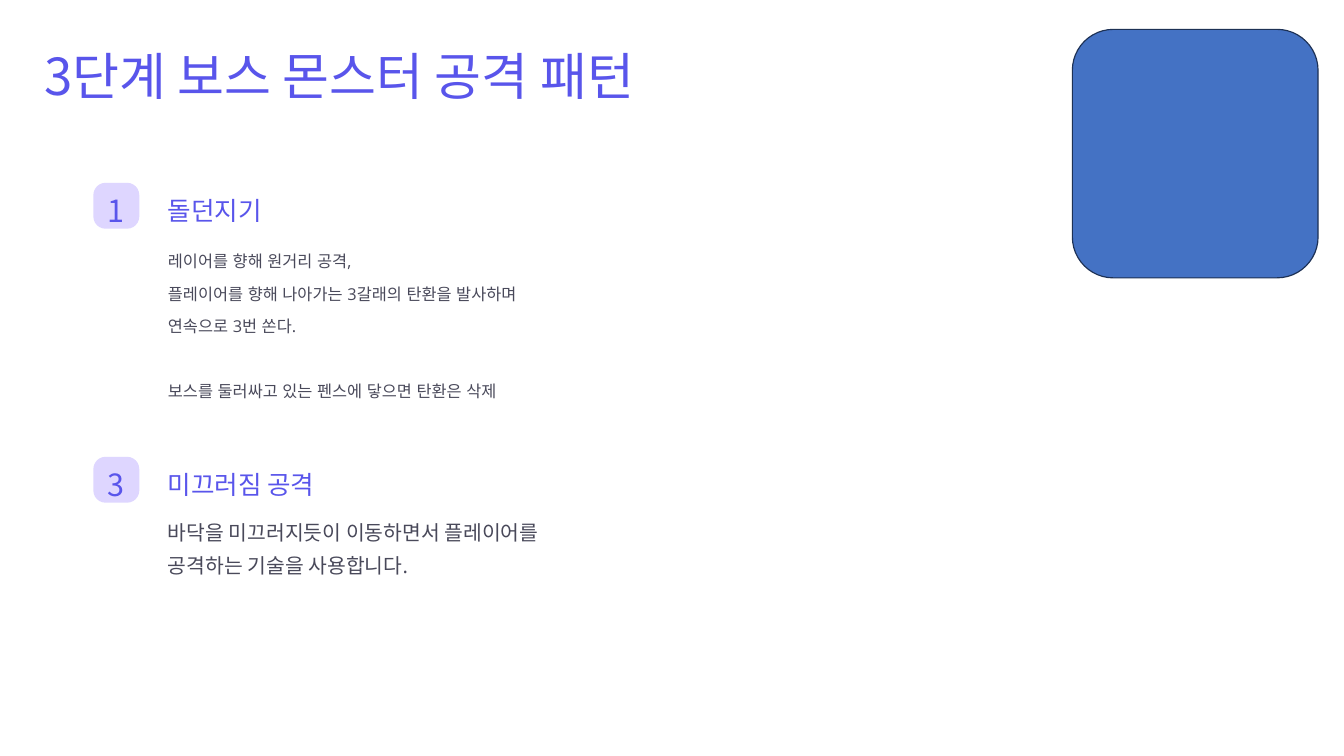
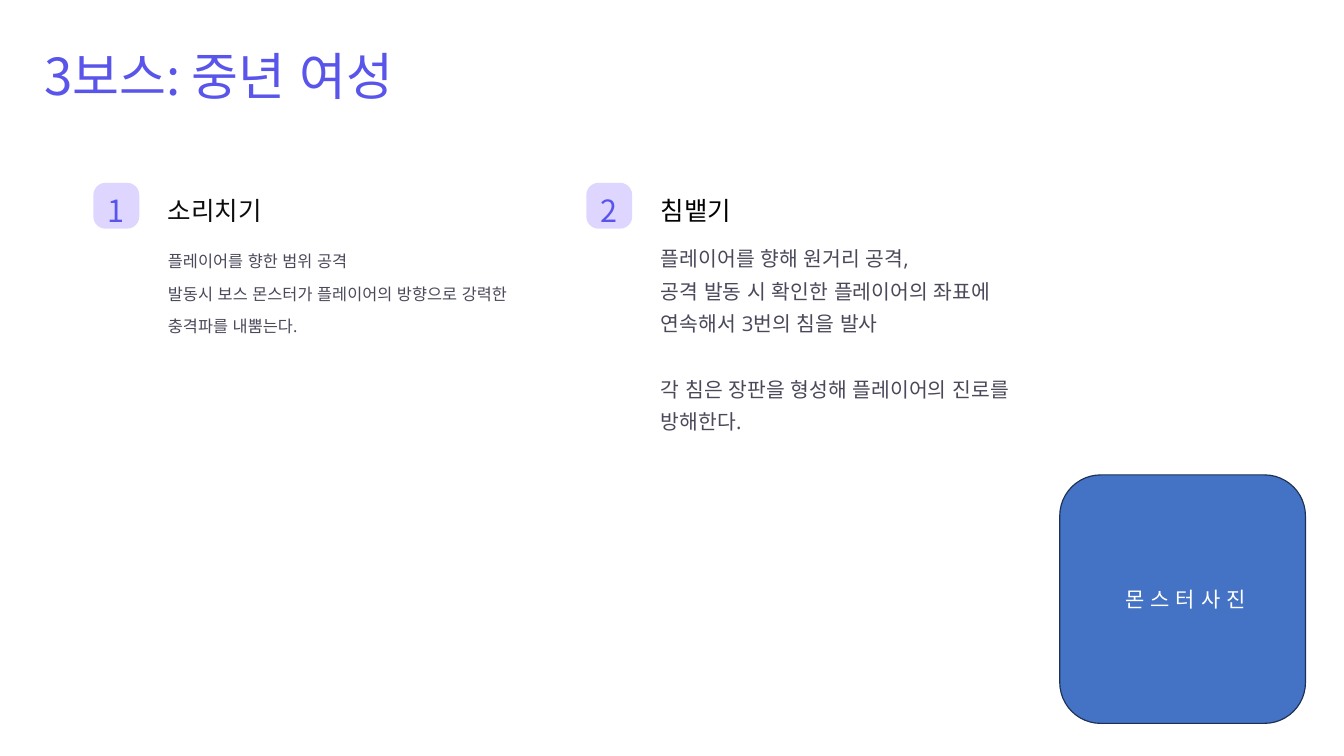
Before and after one commit to sms3072/wepatens, a slide deck: slide 4 of contents/동물서바이벌/보스 컨셉_패턴용.pptx. Drawn at 1344x756 pixels with LibreOffice and Linux fonts; fonts in the diff are those of the drawing. Boxes give left, top, right and bottom in pixels: in the first picture for what was removed or moved away, otherwise in the second. Text is boxed around its words. In the diff, an @@ line names an element or a change of style, - is before the commit and + after.

```diff
--- a/contents/동물서바이벌/보스 컨셉_패턴용.pptx
+++ b/contents/동물서바이벌/보스 컨셉_패턴용.pptx
@@ rounded rectangle removed at box(1073, 29, 1318, 278) @@
@@ text at box(44, 53, 394, 99): text changed @@
-3단계 보스 몬스터 공격 패턴
+3보스: 중년 여성
@@ text at box(168, 199, 262, 222): text changed; text colour #5955EB to #0D0D0D @@
-돌던지기
+소리치기
@@ rounded rectangle: place and size @@
-rounded rectangle at box(93, 457, 139, 503)
+rounded rectangle at box(586, 183, 633, 229)
@@ text added at box(601, 199, 618, 230), 26.2 pt, text #5955EB @@
+2
@@ text added at box(661, 198, 731, 222), 21.9 pt, text #000000 @@
+침뱉기
@@ text at box(168, 253, 507, 334): text changed @@
-레이어를 향해 원거리 공격,
-플레이어를 향해 나아가는 3갈래의 탄환을 발사하며 연속으로 3번 쏜다.
-보스를 둘러싸고 있는 펜스에 닿으면 탄환은 삭제
+플레이어를 향한 범위 공격
+발동시 보스 몬스터가 플레이어의 방향으로 강력한 충격파를 내뿜는다.
@@ text at box(661, 249, 1008, 431): text changed @@
-바닥을 미끄러지듯이 이동하면서 플레이어를 공격하는 기술을 사용합니다.
+플레이어를 향해 원거리 공격,
+공격 발동 시 확인한 플레이어의 좌표에 연속해서 3번의 침을 발사
+각 침은 장판을 형성해 플레이어의 진로를 방해한다.
@@ text removed at box(108, 473, 125, 504) @@
-3
@@ text removed at box(168, 473, 314, 496) @@
-미끄러짐 공격
@@ rounded rectangle added at box(1060, 475, 1305, 723), fill #4472C4, outline #1E3256 1 pt, 18 pt, text #FFFFFF @@
+몬 스 터 사 진
```
Also in this commit, not shown: 9 other slides changed, 1 slide added, 1 slide removed, 4 other files.
